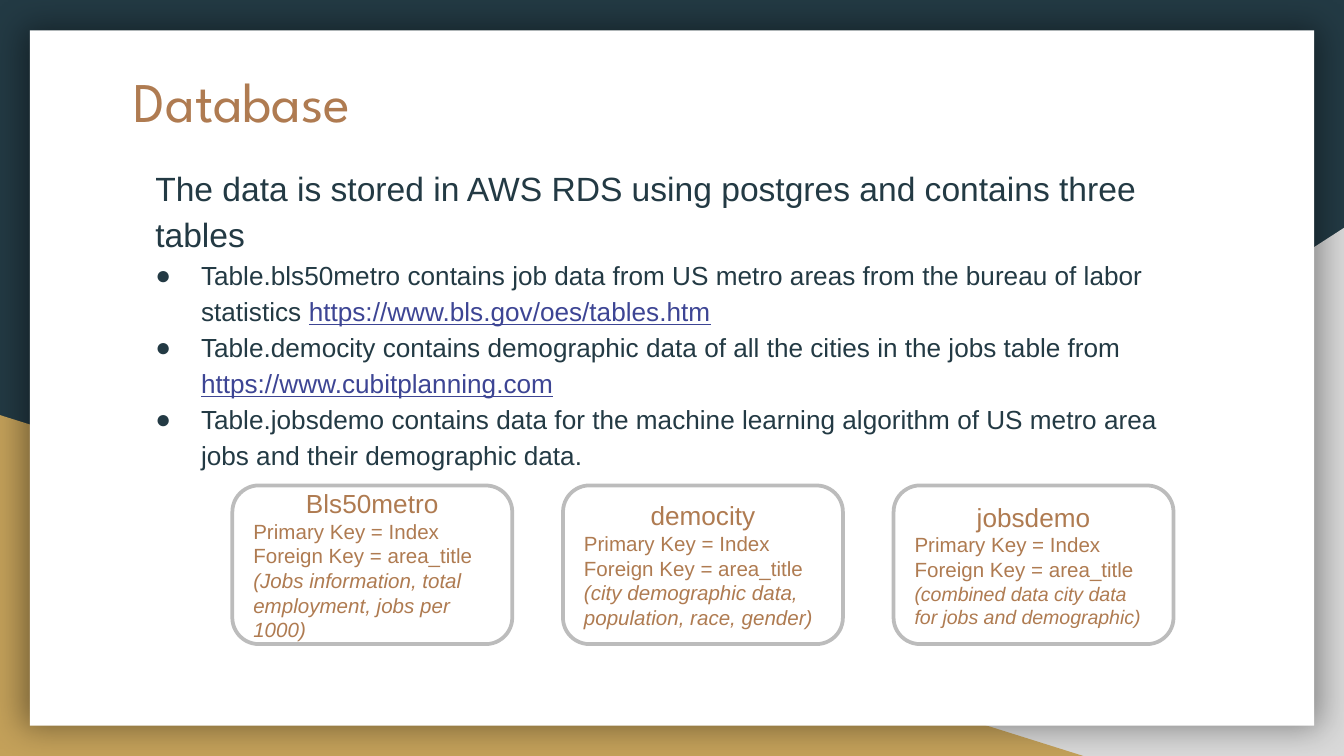
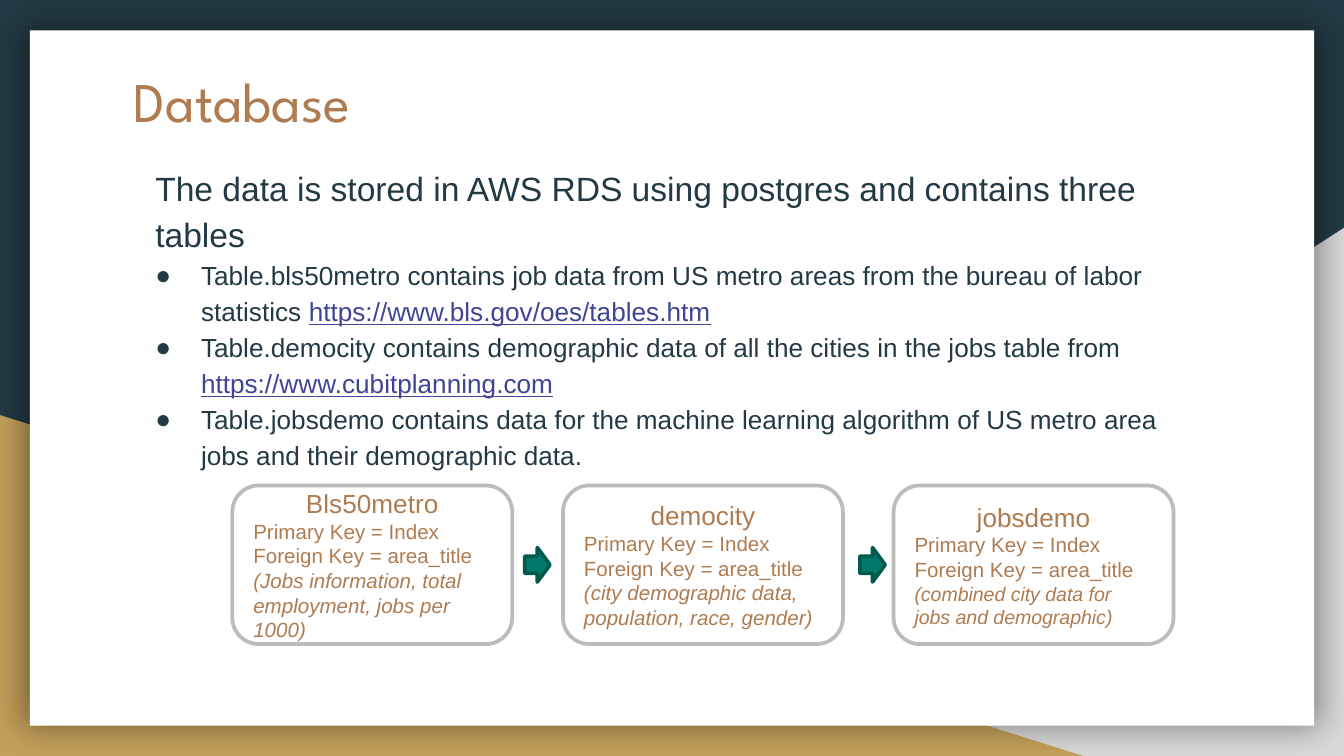
Before and after one commit to reachme1212/final_project, a slide deck: slide 3 of U_of_A Final Project.pptx. Drawn at 1344x756 pixels with LibreOffice and Linux fonts; fonts in the diff are those of the drawing. Boxes give left, top, right and bottom in pixels: in the first picture for what was removed or moved away, otherwise in the second. Text is boxed around its words. In the diff, an @@ line names an element or a change of style, - is before the commit and + after.

```diff
--- a/U_of_A Final Project.pptx
+++ b/U_of_A Final Project.pptx
@@ right arrow added at box(524, 547, 550, 582), fill #00796B, outline #005A4F 2 pt @@
@@ right arrow added at box(860, 547, 886, 582), fill #00796B, outline #005A4F 2 pt @@
@@ text in rounded rectangle at box(915, 587, 1112, 628): text changed @@
-(combined data city data for jobs and demographic)
+(combined city data for jobs and demographic)
```
Also in this commit, not shown: 1 slide added, 2 other files.
